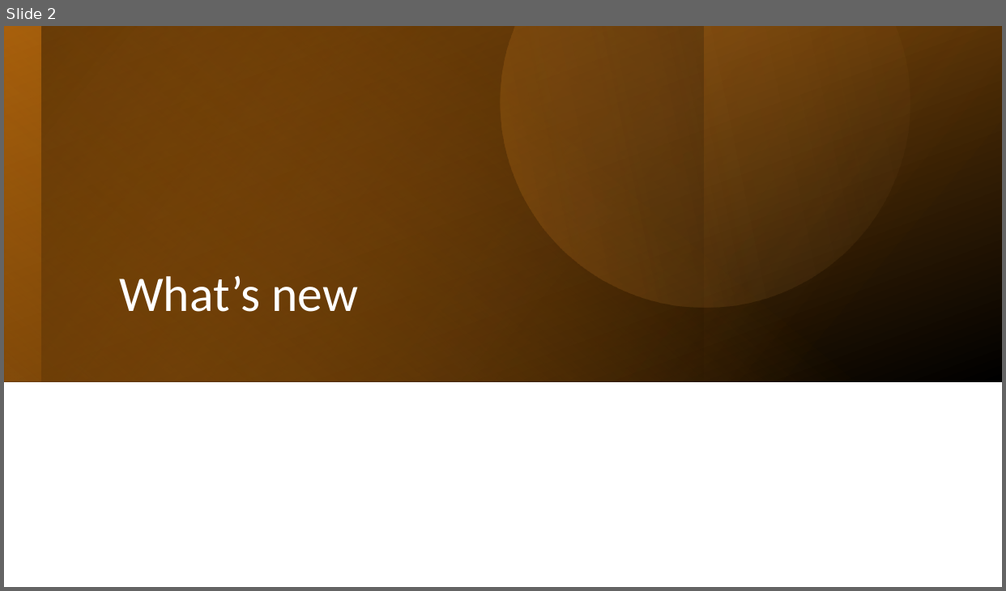
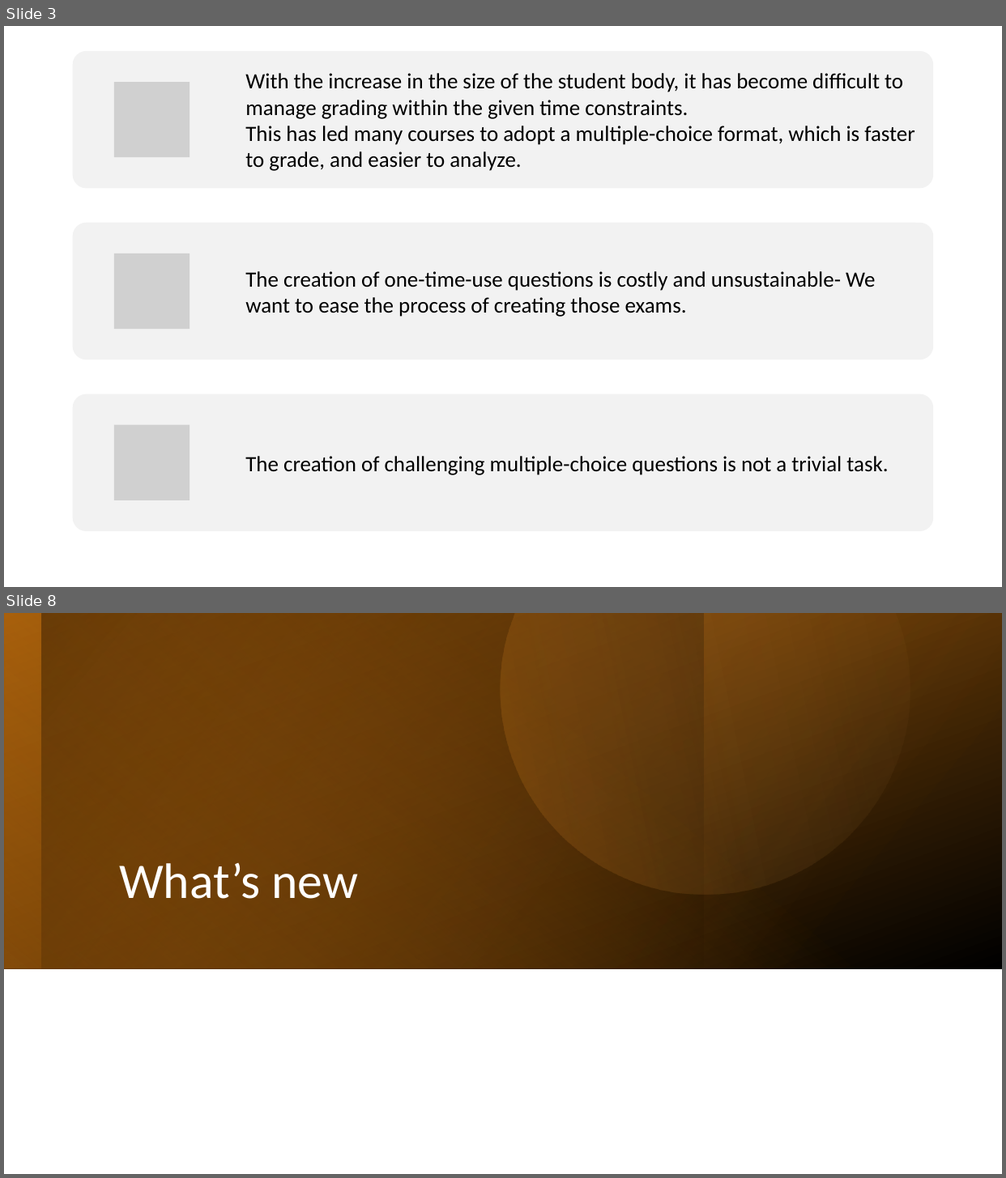
Before and after one commit to RoiTief/Exam-Management-System, a slide deck: docs/slide_07_05_24.pptx. Shown one above the other, each under a label of ours: slide 2 before the commit, slides 3 and 8 after it; the slides between them are not shown. The pictures are 1006x591 and 1006x1178 pixels, drawn with LibreOffice and Linux fonts; fonts in the diff are those of the drawing; grey boxes stand for pictures. Boxes give left, top, right and bottom in pixels: in the first picture for what was removed or moved away, otherwise in the second. Text is boxed around its words. In the diff, an @@ line names an element or a change of style, - is before the commit and + after.

```diff
--- a/docs/slide_07_05_24.pptx
+++ b/docs/slide_07_05_24.pptx
@@ slide 3 added at [4,26,1002,587], background #FFFFFF @@
@@ group added at [73,50,934,531]: 3 rounded rectangles, 3 pictures, 3 texts @@
+With the increase in the size of the student body, it has become difficult to manage grading within the given time constraints.
+This has led many courses to adopt a multiple-choice format, which is faster to grade, and easier to analyze.
+The creation of one-time-use questions is costly and unsustainable- We want to ease the process of creating those exams.
+The creation of challenging multiple-choice questions is not a trivial task.
@@ what was slide 2 is now slide 8 @@
```
Also in this commit, not shown: 3 slides changed, 6 other slides added, 5 slides removed.
